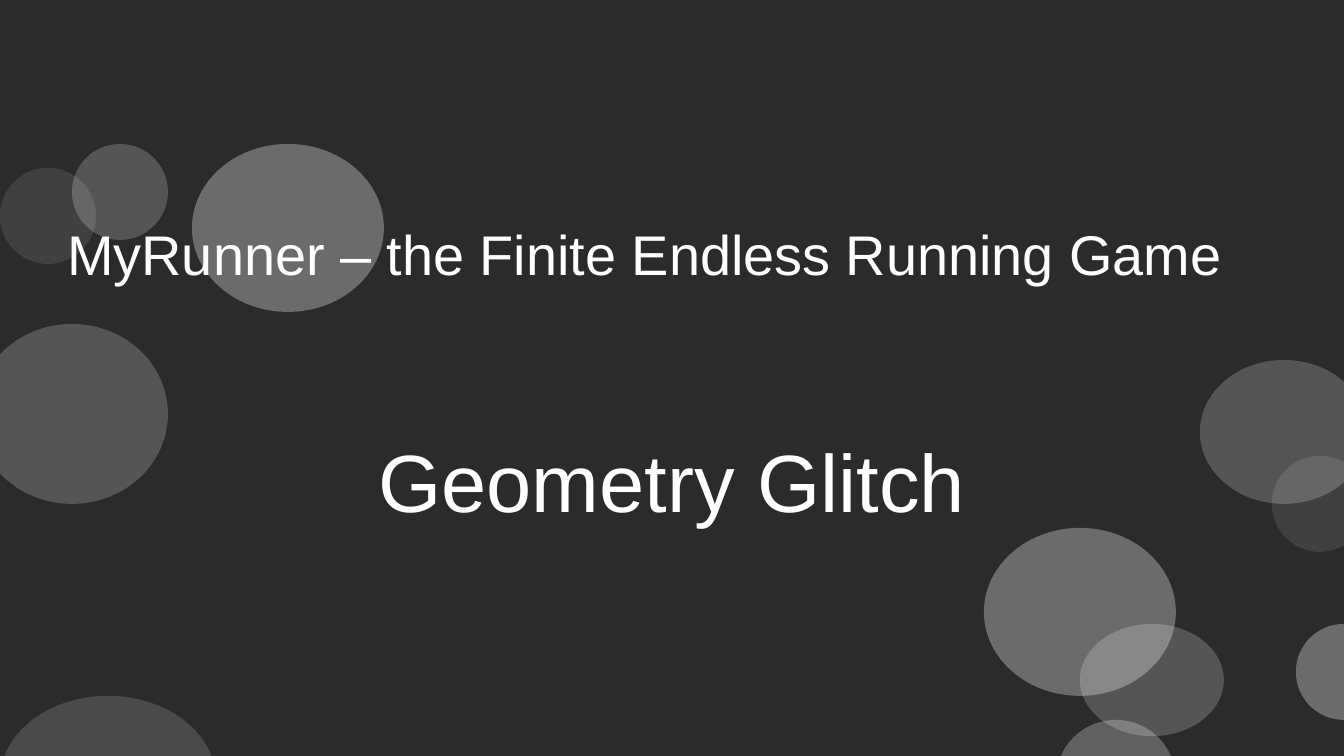
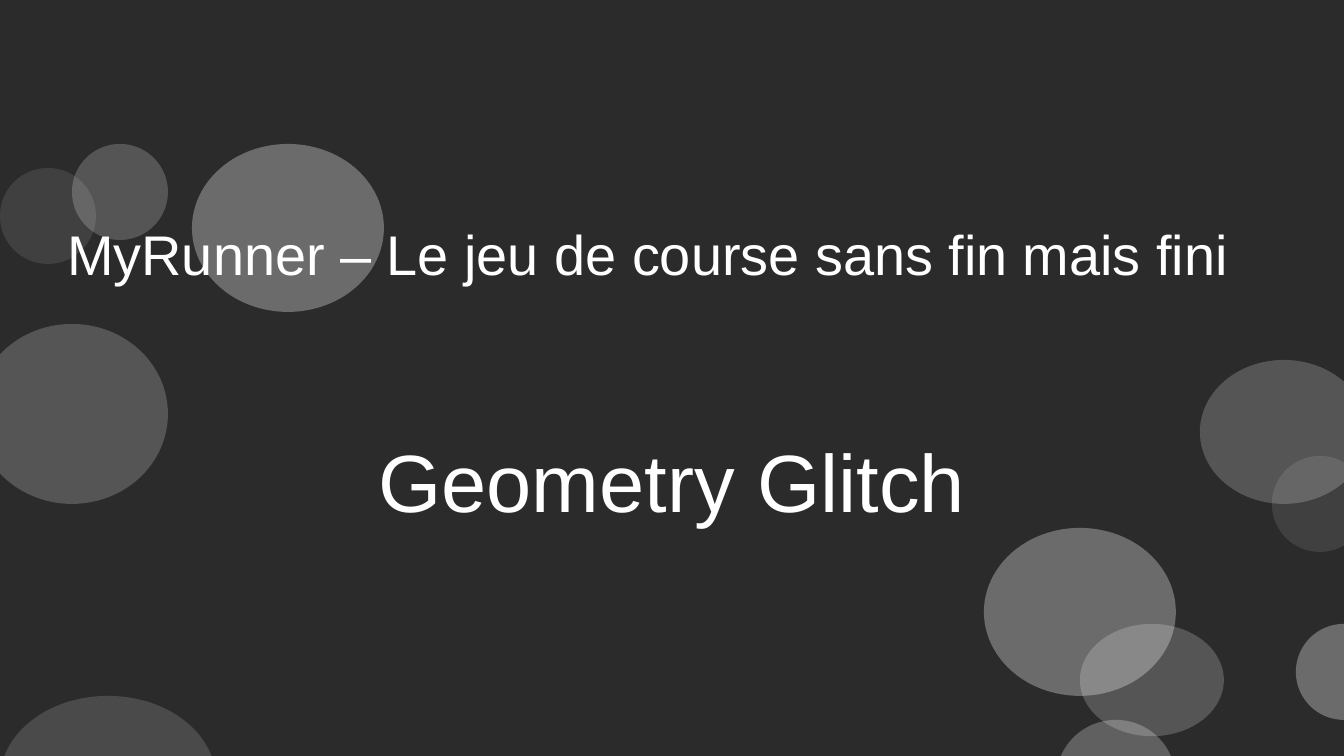
Before and after one commit to Saverio976/Runner, a slide deck: slide 1 of review.odp. Drawn at 1344x756 pixels with LibreOffice and Linux fonts; fonts in the diff are those of the drawing; background and template pictures are left out; a plain dark background stands for a picture behind light text. Boxes give left, top, right and bottom in pixels: in the first picture for what was removed or moved away, otherwise in the second. Text is boxed around its words. In the diff, an @@ line names an element or a change of style, - is before the commit and + after.

```diff
--- a/review.odp
+++ b/review.odp
@@ title at <box>67,231,1227,285</box>: text changed @@
-MyRunner – the Finite Endless Running Game
+MyRunner – Le jeu de course sans fin mais fini
```
Also in this commit, not shown: 1 other slide changed, 1 slide removed.
